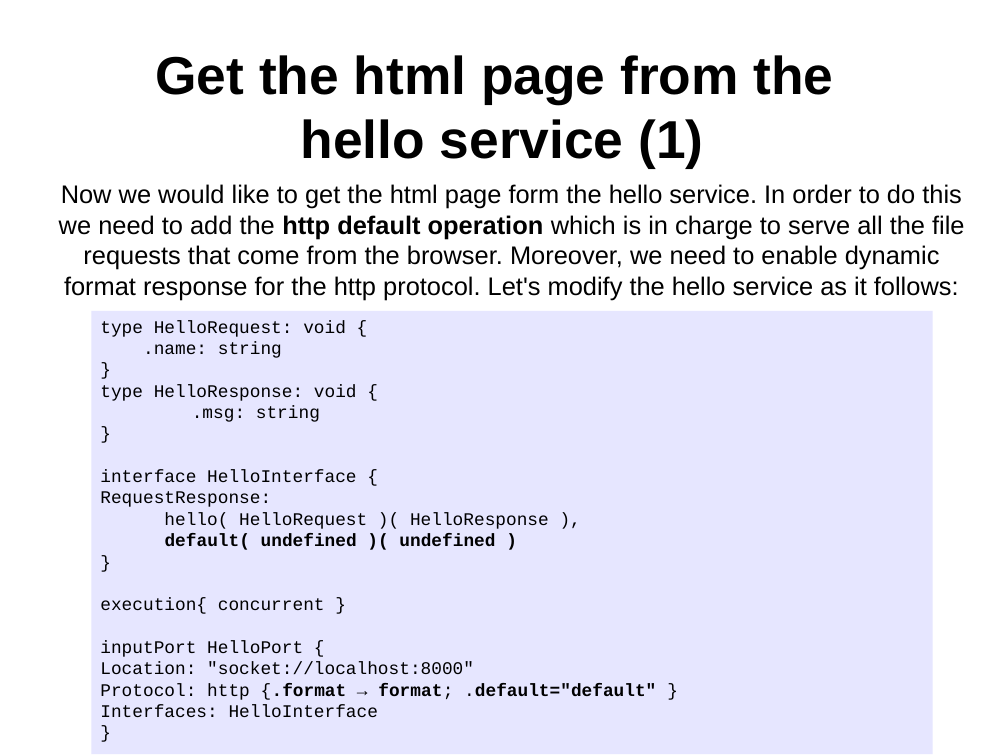
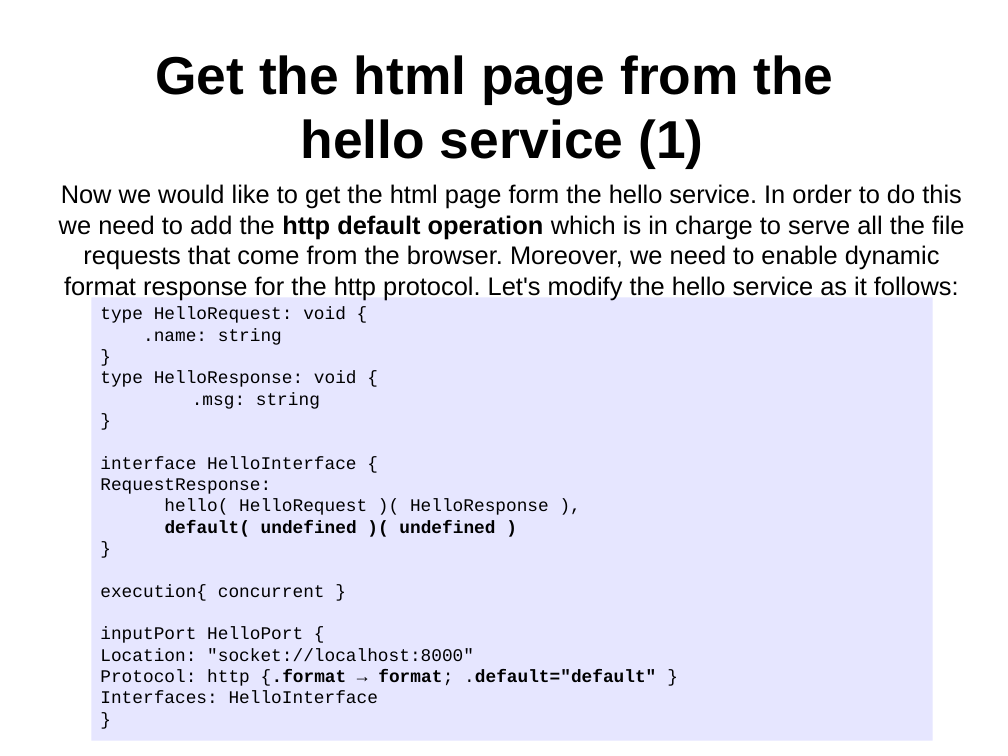
Before and after one commit to jolie/website, a slide deck: slide 7 of www/presentations/webapp.odp. Drawn at 1008x756 pixels with LibreOffice and Linux fonts; fonts in the diff are those of the drawing. Boxes give left, top, right and bottom in pixels: in the first picture for what was removed or moved away, otherwise in the second. Text is boxed around its words. In the diff, an @@ line names an element or a change of style, - is before the commit and + after.

```diff
--- a/www/presentations/webapp.odp
+++ b/www/presentations/webapp.odp
@@ rectangle "type HelloRequest: void {": place and size @@
-rectangle "type HelloRequest: void {" at [91, 311, 933, 755]
+rectangle "type HelloRequest: void {" at [91, 297, 933, 741]
```
Also in this commit, not shown: 1 other slide changed.
